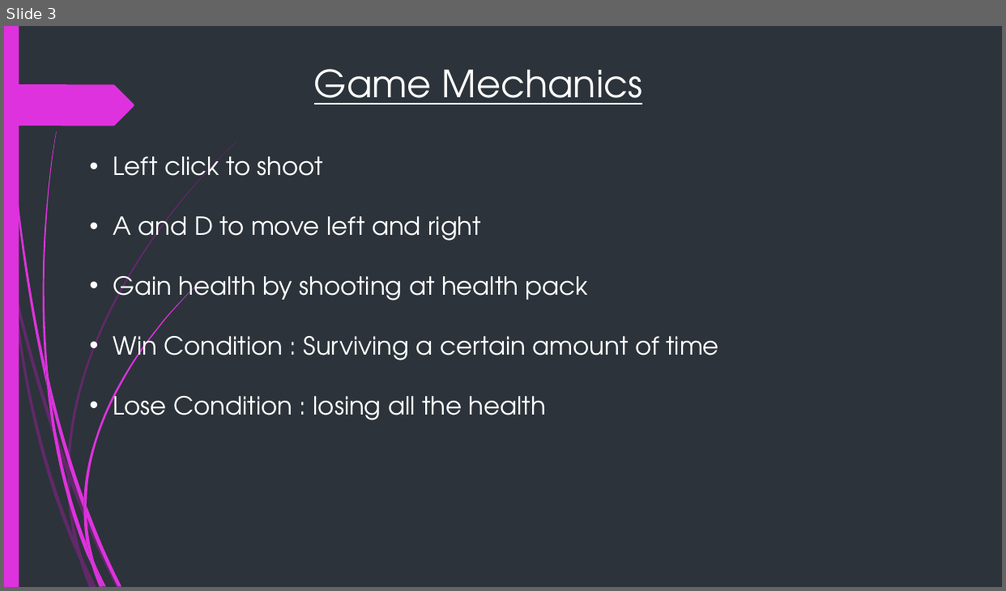
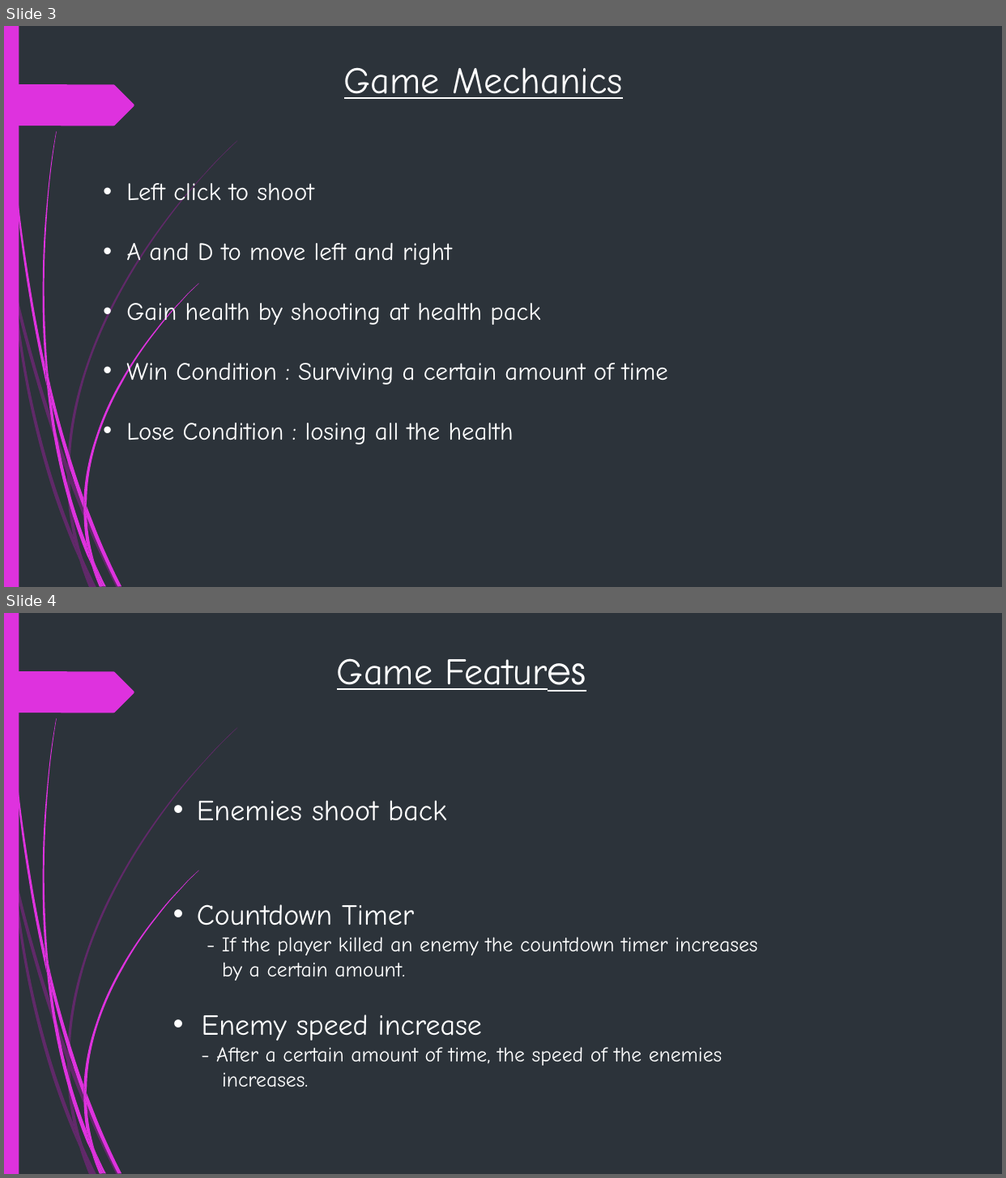
Before and after one commit to 17-WynnOng/Group10_DA, a slide deck: jamal shooting simulator.pptx. Shown one above the other, each under a label of ours: slide 3 before the commit, slides 3 and 4 after it. The pictures are 1006x591 and 1006x1178 pixels, drawn with LibreOffice and Linux fonts; fonts in the diff are those of the drawing. Boxes give left, top, right and bottom in pixels: in the first picture for what was removed or moved away, otherwise in the second. Text is boxed around its words. In the diff, an @@ line names an element or a change of style, - is before the commit and + after.

```diff
--- a/jamal shooting simulator.pptx
+++ b/jamal shooting simulator.pptx
@@ slide 4 added at box(4, 613, 1002, 1174), background #2C333A; not listed: 24 template elements that a slide beside it also shows @@
@@ text added at box(337, 658, 586, 692), 36 pt, text #FFFFFF, underline @@
+Game Features
@@ text added at box(197, 800, 757, 1088), 20 pt, text #FFFFFF @@
+• Enemies shoot back
+• Countdown Timer
+- If the player killed an enemy the countdown timer increases
+by a certain amount.
+• Enemy speed increase
+- After a certain amount of time, the speed of the enemies
+increases.
@@ slide 3 changed as well @@
@@ text "Game Mechanics" at box(344, 67, 622, 99): font TeX Gyre Adventor to Comic Neue @@
@@ text "Left click to shoot" at box(126, 179, 668, 445): font TeX Gyre Adventor to Comic Neue @@
@@ text "Left click to shoot": place and size @@
-text "Left click to shoot" at box(113, 149, 719, 420)
+text "Left click to shoot" at box(126, 179, 668, 445)
```
Also in this commit, not shown: 3 other slides changed, 5 other slides added, 2 slides removed, 1 other file.
